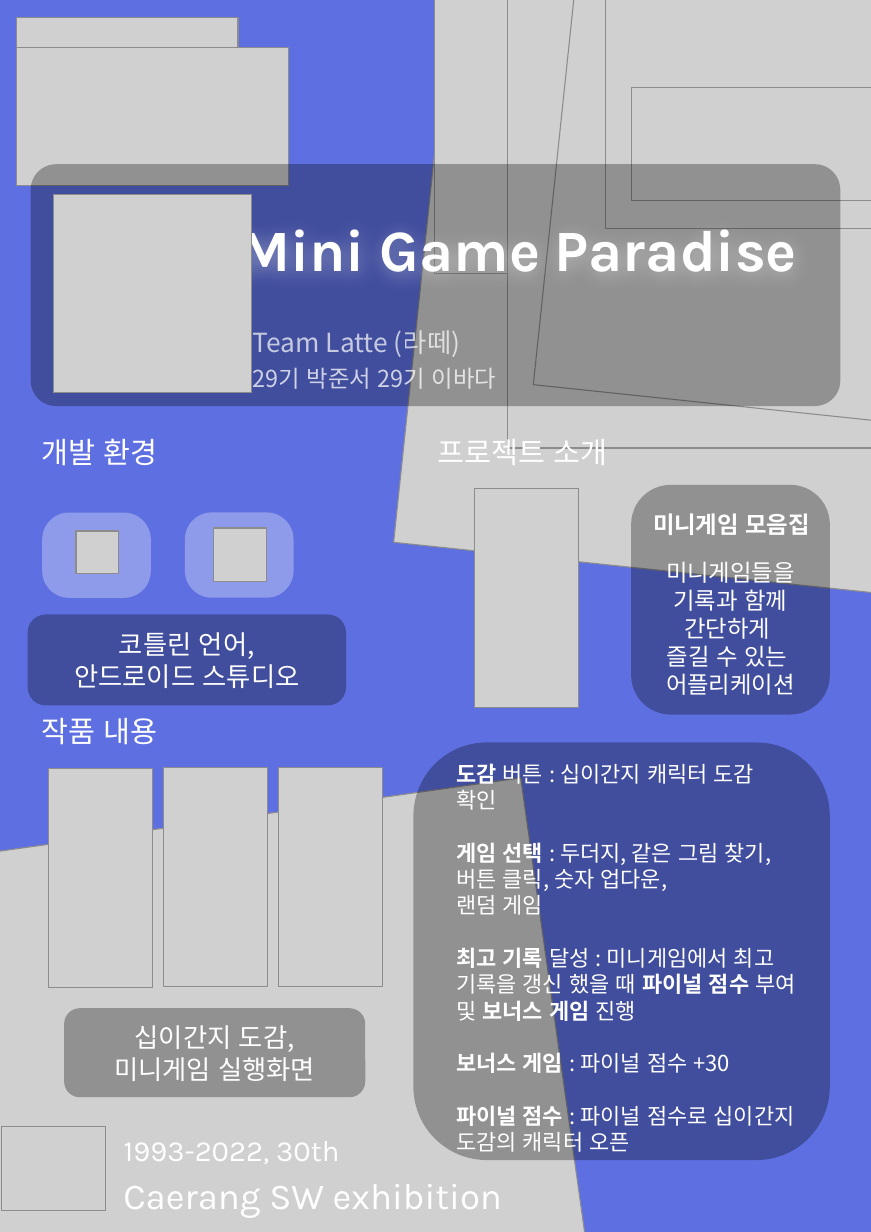
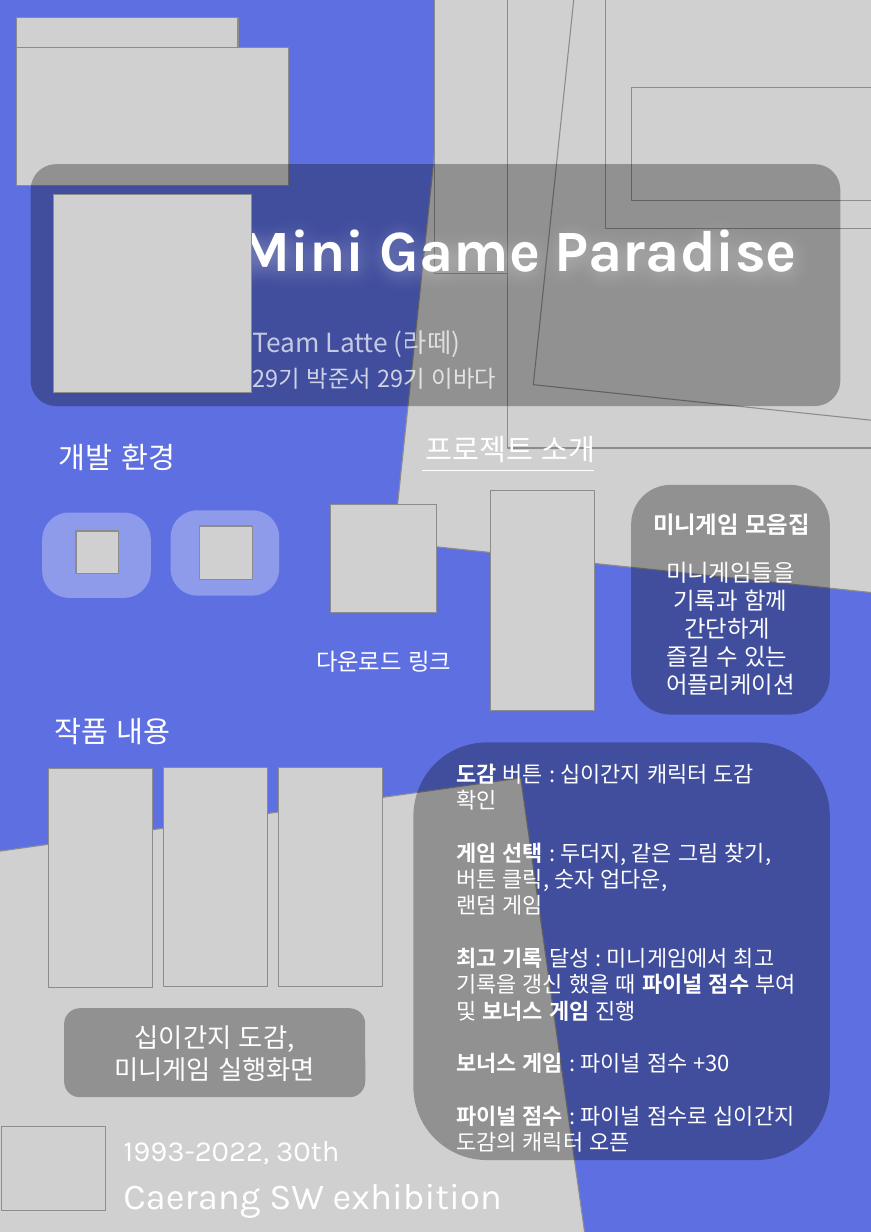
Before and after one commit to lbd0/2022_SoftwareExhibition, a slide deck: slide 1 of SW전시회 판넬_바다와아이1.pptx. Drawn at 871x1232 pixels with LibreOffice and Linux fonts; fonts in the diff are those of the drawing; grey boxes stand for pictures; background and template pictures are left out. Boxes give left, top, right and bottom in pixels: in the first picture for what was removed or moved away, otherwise in the second. Text is boxed around its words. In the diff, an @@ line names an element or a change of style, - is before the commit and + after.

```diff
--- a/SW전시회 판넬_바다와아이1.pptx
+++ b/SW전시회 판넬_바다와아이1.pptx
@@ text "개발 환경" moved from (x1=41, y1=438, x2=157, y2=466) to (x1=59, y1=443, x2=175, y2=471) @@
@@ text "프로젝트 소개" moved from (x1=437, y1=434, x2=607, y2=465) to (x1=425, y1=430, x2=595, y2=462) @@
@@ line added from (422, 471) to (594, 471), #FFFFFF 0.75 pt @@
@@ picture added at (x1=331, y1=504, x2=437, y2=613) @@
@@ picture moved from (x1=474, y1=489, x2=578, y2=708) to (x1=490, y1=491, x2=594, y2=711) @@
@@ rounded rectangle moved from (x1=185, y1=513, x2=294, y2=598) to (x1=171, y1=511, x2=279, y2=596) @@
@@ picture moved from (x1=214, y1=528, x2=268, y2=581) to (x1=199, y1=526, x2=253, y2=579) @@
@@ rounded rectangle removed at (x1=27, y1=614, x2=345, y2=705) @@
-코틀린 언어,
-안드로이드 스튜디오
@@ text added at (x1=316, y1=650, x2=451, y2=672), 16 pt, text #FFFFFF @@
+다운로드 링크
@@ text "작품 내용" moved from (x1=41, y1=718, x2=157, y2=745) to (x1=55, y1=718, x2=171, y2=745) @@
```
Also in this commit, not shown: 4 other files.
